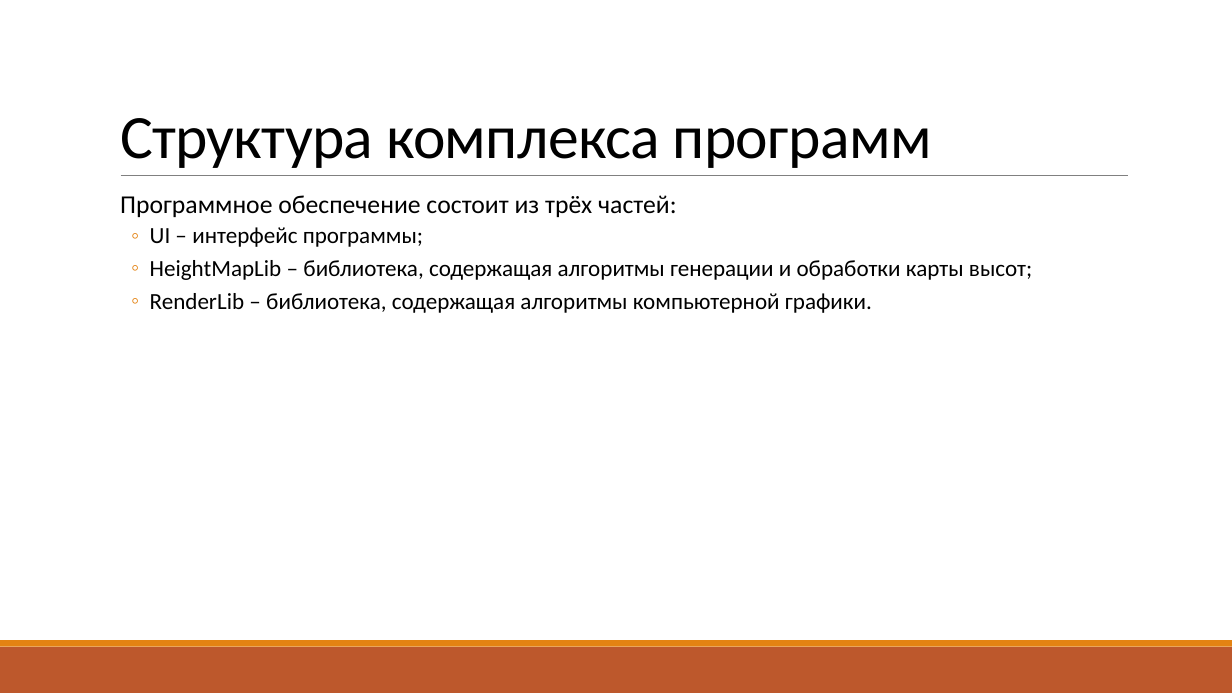
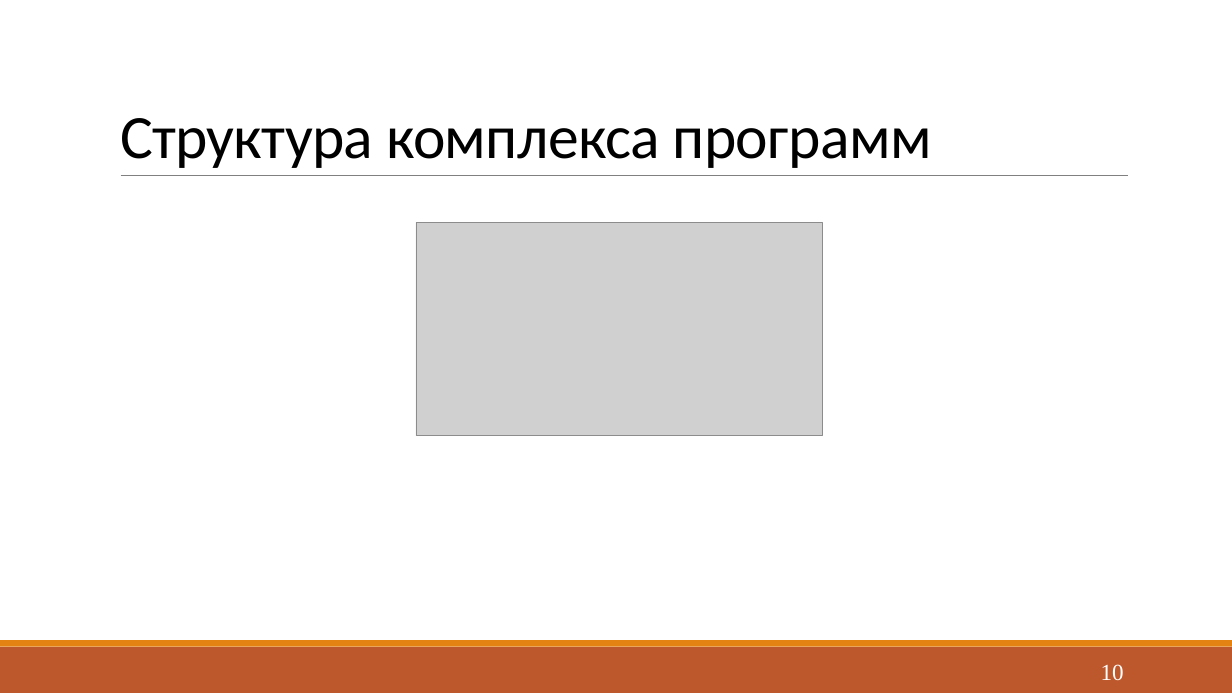
Before and after one commit to Yokud/CGCourseWork, a slide deck: slide 10 of docs/rpz/Presentation.pptx (slide 8 before the commit). Drawn at 1232x693 pixels with LibreOffice and Linux fonts; fonts in the diff are those of the drawing; grey boxes stand for pictures. Boxes give left, top, right and bottom in pixels: in the first picture for what was removed or moved away, otherwise in the second. Text is boxed around its words. In the diff, an @@ line names an element or a change of style, - is before the commit and + after.

```diff
--- a/docs/rpz/Presentation.pptx
+++ b/docs/rpz/Presentation.pptx
@@ text removed at (x1=120, y1=195, x2=1032, y2=313) @@
-  Программное обеспечение состоит из трёх частей:
-  ◦ UI – интерфейс программы;
-  ◦ HeightMapLib – библиотека, содержащая алгоритмы генерации и обработки карты высот;
-  ◦ RenderLib – библиотека, содержащая алгоритмы компьютерной графики.
@@ picture added at (x1=416, y1=223, x2=823, y2=436) @@
@@ page number added at (x1=1101, y1=664, x2=1124, y2=680), 18 pt, text #FFFFFF @@
+10
```
Also in this commit, not shown: 8 other slides changed, 6 slides added, 6 slides removed, 4 other files.
